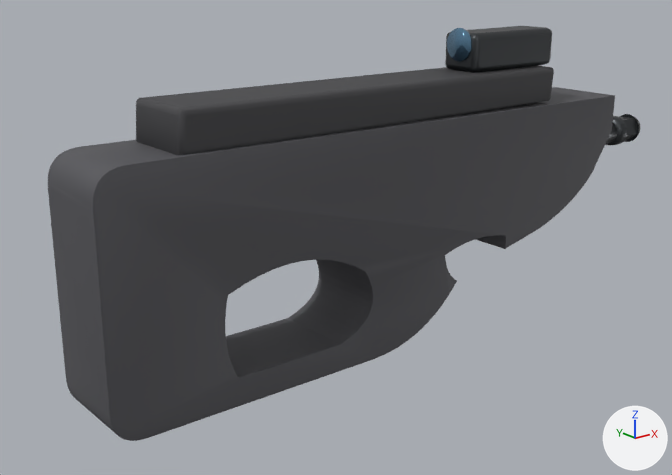
Renders of the glTF model public/models/weapons/lod/p90.glb from each side of a commit.
Before and after are seen from a camera (50 mm lens) standing at (-0.381, -0.444, 0.163) and looking at (-0.006, 0.025, -0.025). The axes (+X, +Y, +Z) are drawn at lower right. The lights are the same throughout. The older version comes first. Vertices at exactly the same position are counted once.

Names of what the first picture shows: 'lod_detail_lens', 'lod_detail_polymer', 'lod_metal_dark', 'lod_skin_polymer'.
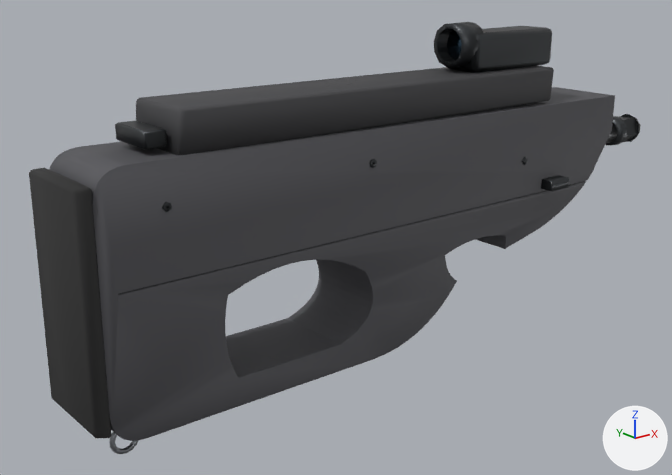
The change, as a list of edits to the scene's bpy script:
```text
Change mat_detail_lens:
    where n0 = _N.new('ShaderNodeBsdfPrincipled'); n0.name = 'Principled BSDF'
    remove n0.inputs[0].default_value = (0.15, 0.3, 0.45, 1.0)  # 'Base Color', blue #6c95b3
    add n2 = _N.new('ShaderNodeMix'); n2.name = 'Mix'
    add n2.data_type = 'RGBA'
    add n2.blend_type = 'MULTIPLY'
    add n2.inputs[0].default_value = 1.0  # 'Factor'
    add n2.inputs[7].default_value = (0.15, 0.3, 0.45, 1.0)  # 'B', blue #6c95b3
    add n3 = _N.new('ShaderNodeVertexColor'); n3.name = 'Color Attribute'
    add _L.new(n2.outputs[2], n0.inputs[0])  # 'Result' to 'Base Color'
    add _L.new(n3.outputs[0], n2.inputs[6])  # 'Color' to 'A'
Change mat_detail_polymer:
    where n0 = _N.new('ShaderNodeBsdfPrincipled'); n0.name = 'Principled BSDF'
    remove n0.inputs[0].default_value = (0.06, 0.06, 0.065, 1.0)  # 'Base Color', dark grey #454548
    add n2 = _N.new('ShaderNodeMix'); n2.name = 'Mix'
    add n2.data_type = 'RGBA'
    add n2.blend_type = 'MULTIPLY'
    add n2.inputs[0].default_value = 1.0  # 'Factor'
    add n2.inputs[7].default_value = (0.06, 0.06, 0.065, 1.0)  # 'B', dark grey #454548
    add n3 = _N.new('ShaderNodeVertexColor'); n3.name = 'Color Attribute'
    add _L.new(n2.outputs[2], n0.inputs[0])  # 'Result' to 'Base Color'
    add _L.new(n3.outputs[0], n2.inputs[6])  # 'Color' to 'A'
Change mat_metal_dark:
    where n0 = _N.new('ShaderNodeBsdfPrincipled'); n0.name = 'Principled BSDF'
    remove n0.inputs[0].default_value = (0.06, 0.065, 0.07, 1.0)  # 'Base Color', dark grey #45484b
    add n2 = _N.new('ShaderNodeMix'); n2.name = 'Mix'
    add n2.data_type = 'RGBA'
    add n2.blend_type = 'MULTIPLY'
    add n2.inputs[0].default_value = 1.0  # 'Factor'
    add n2.inputs[7].default_value = (0.06, 0.065, 0.07, 1.0)  # 'B', dark grey #45484b
    add n3 = _N.new('ShaderNodeVertexColor'); n3.name = 'Color Attribute'
    add _L.new(n2.outputs[2], n0.inputs[0])  # 'Result' to 'Base Color'
    add _L.new(n3.outputs[0], n2.inputs[6])  # 'Color' to 'A'
Change mat_skin_polymer:
    where n0 = _N.new('ShaderNodeBsdfPrincipled'); n0.name = 'Principled BSDF'
    remove n0.inputs[0].default_value = (0.09, 0.09, 0.1, 1.0)  # 'Base Color', dark grey #555559
    add n2 = _N.new('ShaderNodeMix'); n2.name = 'Mix'
    add n2.data_type = 'RGBA'
    add n2.blend_type = 'MULTIPLY'
    add n2.inputs[0].default_value = 1.0  # 'Factor'
    add n2.inputs[7].default_value = (0.09, 0.09, 0.1, 1.0)  # 'B', dark grey #555559
    add n3 = _N.new('ShaderNodeVertexColor'); n3.name = 'Color Attribute'
    add _L.new(n2.outputs[2], n0.inputs[0])  # 'Result' to 'Base Color'
    add _L.new(n3.outputs[0], n2.inputs[6])  # 'Color' to 'A'
Add mat_metal_steel:
    mat_metal_steel = bpy.data.materials.new('metal_steel')
    # nodes: BsdfPrincipled, Mix, OutputMaterial, VertexColor
    # colours: grey #a0a4aa, mixed with the vertex colours
Add mat_detail_rubber:
    mat_detail_rubber = bpy.data.materials.new('detail_rubber')
    # nodes: BsdfPrincipled, Mix, OutputMaterial, VertexColor
    # colours: dark grey #303030, mixed with the vertex colours
Change me_mag_002:
    remove me_mag_002.from_pydata(...)  # 60 vertices, 116 faces; spans x -0.15..0.152, y -0.025..0.025, z 0.058..0.084
    add me_mag_002.from_pydata(...)  # 36 vertices, 68 faces; spans x -0.15..0.152, y -0.025..0.025, z 0.058..0.084
    me_mag_002 part 1
    32 vertices are removed from x -0.15..0.152, y -0.025..0.025, z 0.058..0.084
    111 faces are deleted
    8 vertices are added at x -0.148..0.15, y -0.025..0.025, z 0.058..0.084
    63 new faces join them
Change me_optic_base_002:
    remove me_optic_base_002.from_pydata(...)  # 356 vertices, 700 faces; spans x 0.08..0.285, y -0.015..0.038, z -0.004..0.108
    add me_optic_base_002.from_pydata(...)  # 417 vertices, 790 faces; spans x -0.165..0.285, y -0.038..0.038, z -0.004..0.114
    me_optic_base_002 part 2: 2 vertices moved within x 0.159, y 0.026..0.038, z -0.004..0.004; 58 vertices removed from x 0.081..0.16, y -0.014..0.038, z -0.004..0.107; 141 vertices added at x 0.07..0.16, y -0.038..0.038, z -0.004..0.114
    me_optic_base_002 part 3: 57 vertices added at x -0.165..-0.151, y -0.029..0.029, z 0.032..0.073
    me_optic_base_002 part 4: 37 vertices added at x -0.023..-0.017, y -0.029..0.029, z 0.035..0.041
    other edits to the shape of me_optic_base_002 do not show in these pictures
Change me_shell_002:
    remove me_shell_002.from_pydata(...)  # 812 vertices, 1624 faces; spans x -0.2..0.22, y -0.028..0.028, z -0.092..0.06
    add me_shell_002.from_pydata(...)  # 597 vertices, 1194 faces; spans x -0.2..0.22, y -0.028..0.028, z -0.092..0.06
    me_shell_002 part 5: 2 vertices moved within x -0.2..0.193, y -0.028..0.028, z -0.073..-0.007; 305 vertices removed from x -0.2..0.22, y -0.028..0.028, z -0.092..0.06; 90 vertices added at x -0.19..0.194, y -0.028..0.028, z -0.03..-0.005
Add ob_lod_metal_steel:
    ob_lod_metal_steel = bpy.data.objects.new('lod_metal_steel', me_sling_rear_stud_001)  # 152 vertices, 300 faces; spans x -0.1891..-0.1709, y -0.0032..0.0032, z -0.1136..-0.09
    ob_lod_metal_steel.location = (0.0, 0.0, 0.0)
Add ob_lod_detail_rubber:
    ob_lod_detail_rubber = bpy.data.objects.new('lod_detail_rubber', me_buttpad_002)  # 51 vertices, 94 faces; spans x -0.21..0.261, y -0.029..0.029, z -0.085..0.052
    ob_lod_detail_rubber.location = (0.0, 0.0, 0.0)
```

Changed parts and their boxes (x1, y1, x2, y2) in the pictures (672 x 475 px):
'lod_skin_polymer', reshaped: before (48, 87, 615, 441); after (49, 87, 615, 441)
'lod_detail_polymer', reshaped: (136, 66, 554, 155) in both
'lod_detail_rubber', added: after (29, 168, 111, 438)
'lod_metal_dark', reshaped: before (445, 26, 640, 146); after (115, 22, 641, 212)
'lod_detail_lens', recoloured (darker): (447, 30, 462, 60) in both
'lod_metal_steel', added: after (110, 432, 139, 454)
part 2 of me_optic_base_002, built on: before (445, 28, 552, 73); after (434, 22, 569, 191)
part 3 of me_optic_base_002, added: after (115, 121, 172, 212)
part 4 of me_optic_base_002, added: after (370, 159, 377, 168)
part 5 of me_shell_002, built on: before (48, 120, 613, 441); after (111, 173, 589, 428)
